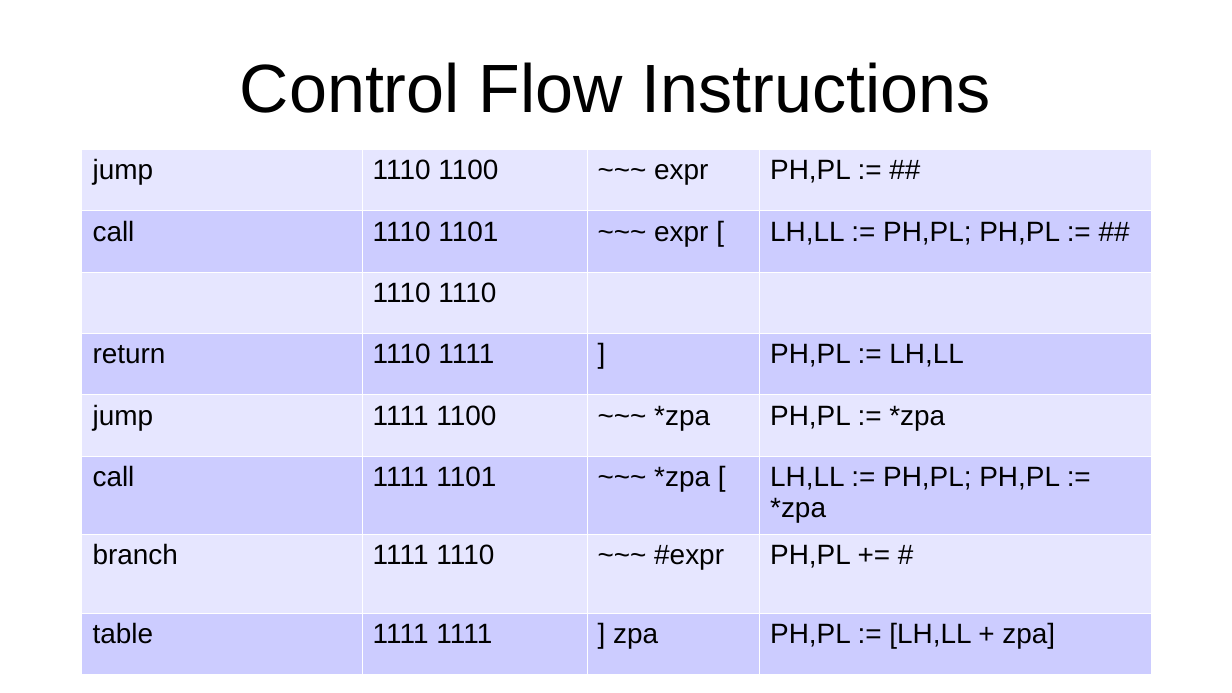
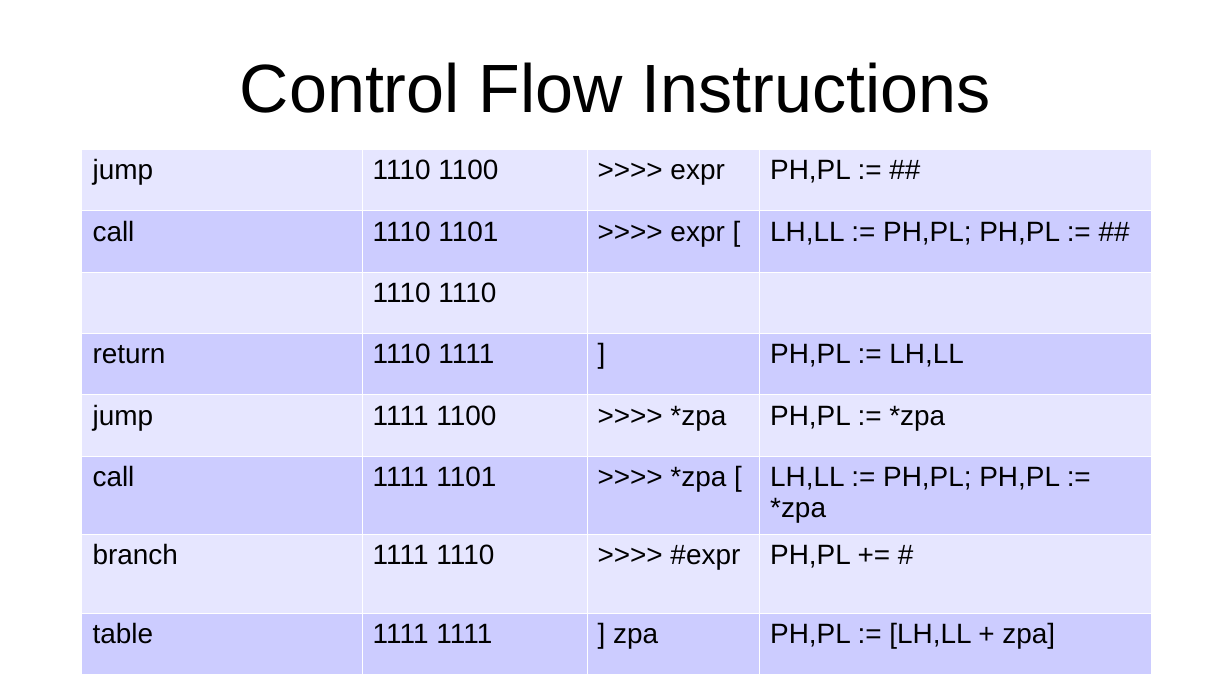
Before and after one commit to jeceljr/baby8, a slide deck: slide 10 of doc/baby8.odp. Drawn at 1232x693 pixels with LibreOffice and Linux fonts; fonts in the diff are those of the drawing. Boxes give left, top, right and bottom in pixels: in the first picture for what was removed or moved away, otherwise in the second. Text is boxed around its words. In the diff, an @@ line names an element or a change of style, - is before the commit and + after.

```diff
--- a/doc/baby8.odp
+++ b/doc/baby8.odp
@@ table at [82,149,1150,670] @@
-row 1, column 3: ~~~ expr
+row 1, column 3: >>>> expr
-row 2, column 3: ~~~ expr [
+row 2, column 3: >>>> expr [
-row 5, column 3: ~~~ *zpa
+row 5, column 3: >>>> *zpa
-row 6, column 3: ~~~ *zpa [
+row 6, column 3: >>>> *zpa [
-row 7, column 3: ~~~ #expr
+row 7, column 3: >>>> #expr
```
Also in this commit, not shown: 1 other slide changed, 2 other files.
